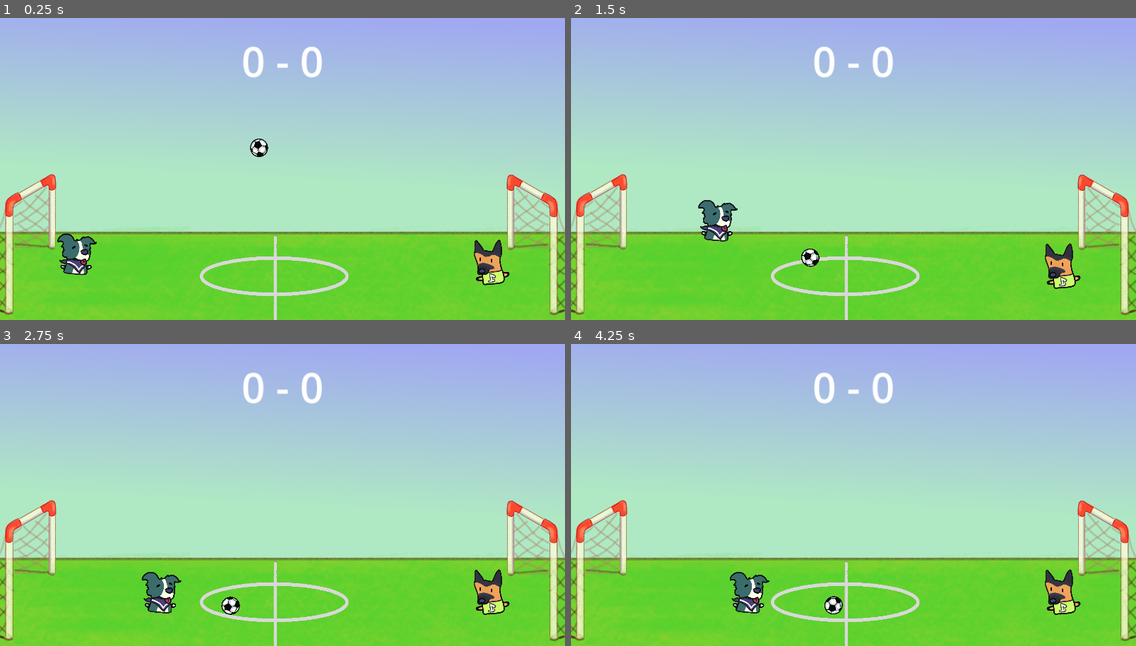
Above: before the commit, frames 1-4 (two rows, left to right).
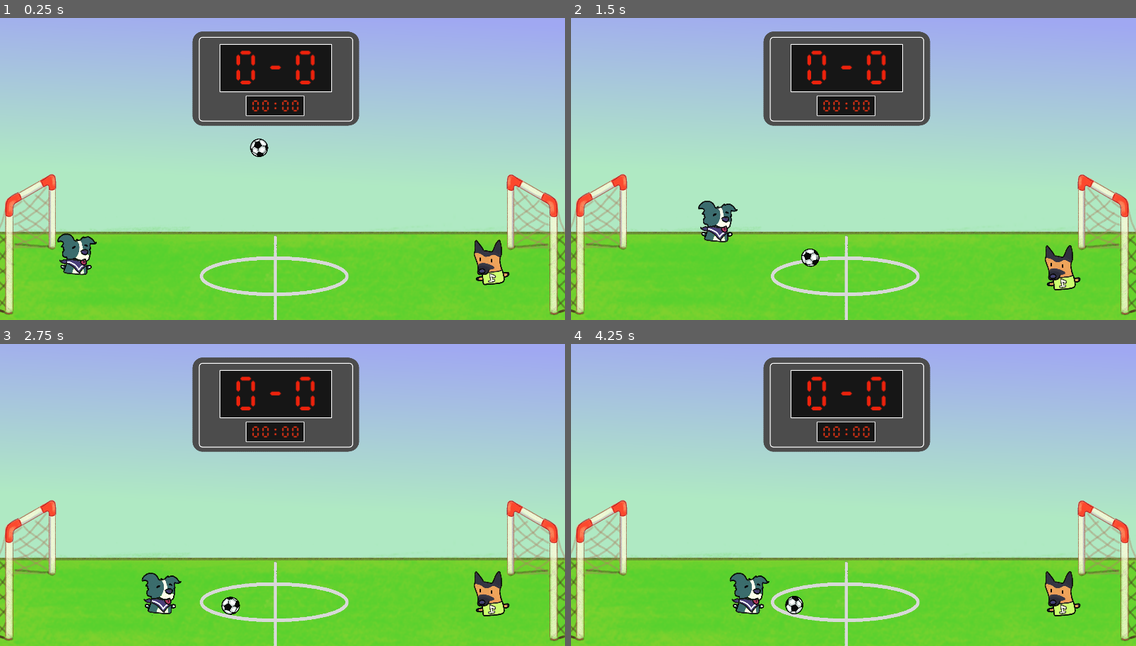
Above: after the commit, the same moments.

Repository: dkleitsas/Hammerball
Game: Godot game, scene res://Scenes/hammerball.tscn
Two runs of this game, one before a commit and one after it. Both use one fixed random seed, a clock stepped at 60 frames per second and the inputs below. The engine's default icon, where the game draws it, is replaced by a stand-in: a white triangle on a blue panel in a dark square.
Inputs:
- Up to frame 1 (0.25 s): no input
- Up to frame 2 (1.5 s): hold Right (move_right_l) 0.53-1.28 s; hold P (kick_l) 0.53-1.28 s; tap Up (jump_l) at 0.77 s; hold Left (move_left_l) from 1.28 s (still down); tap Space (kick_r) at 1.35 s
- Up to frame 3 (2.75 s): tap Up (jump_l) at 1.52 s; release Left (move_left_l) at 2.03 s; hold Right (move_right_l) from 2.03 s (still down); hold P (kick_l) from 2.03 s (still down)
- Up to frame 4 (4.25 s): release P (kick_l) at 2.78 s; tap Space (kick_r) at 2.85 s; tap Up (jump_l) at 3.02, 3.77 s; release Right (move_right_l) at 3.53 s; hold Left (move_left_l) from 3.53 s (still down); hold P (kick_l) from 3.53 s (still down)

The runs differ from the first frame. In frame 1, 9.2% of the frame differs, in the area x 34-64%, y 4-36%; in frame 2, 9.8%; in frame 3, 9.8%; in frame 4, 10%, in the area x 28-91%, y 4-91%.

Commit message:
demy sprites

Diff:
--- a/Scenes/hammerball.tscn
+++ b/Scenes/hammerball.tscn
@@ -1,10 +1,11 @@
-[gd_scene load_steps=34 format=3 uid="uid://bpptglsktg2cy"]
+[gd_scene load_steps=35 format=3 uid="uid://bpptglsktg2cy"]
 
 [ext_resource type="Script" path="res://Scripts/hammerball.gd" id="1_8tu0w"]
 [ext_resource type="PackedScene" uid="uid://jvr74kpe6ekr" path="res://Scenes/ball.tscn" id="2_r2lg3"]
 [ext_resource type="Script" path="res://Scripts/player_left.gd" id="3_dipui"]
 [ext_resource type="Texture2D" uid="uid://cbmt75tcfd8ds" path="res://Art/puppiz.png" id="5_7xbuw"]
 [ext_resource type="Script" path="res://Scripts/player_right.gd" id="5_73osy"]
+[ext_resource type="FontFile" uid="uid://u0oyl7gp3r8c" path="res://Art/e1234/E1234.ttf" id="6_fpisv"]
 [ext_resource type="Texture2D" uid="uid://ui8pw5h5clgg" path="res://icon.svg" id="6_pv57n"]
 [ext_resource type="Texture2D" uid="uid://bckr28tcijg81" path="res://Art/foot.png" id="7_dfu3f"]
 
@@ -14,8 +15,8 @@
 absorbent = true
 
 [sub_resource type="CapsuleShape2D" id="CapsuleShape2D_8pb5e"]
-radius = 24.0
-height = 72.0
+radius = 27.0
+height = 88.0
 
 [sub_resource type="AtlasTexture" id="AtlasTexture_15s0g"]
 atlas = ExtResource("5_7xbuw")
@@ -73,8 +74,8 @@
 [sub_resource type="RectangleShape2D" id="RectangleShape2D_tl6co"]
 
 [sub_resource type="CapsuleShape2D" id="CapsuleShape2D_0n8tx"]
-radius = 24.0
-height = 76.0
+radius = 27.0
+height = 88.0
 
 [sub_resource type="AtlasTexture" id="AtlasTexture_hlut7"]
 atlas = ExtResource("5_7xbuw")
@@ -167,7 +168,7 @@
 metadata/_edit_group_ = true
 
 [node name="CollisionShape2D" type="CollisionShape2D" parent="PlayerLeft"]
-position = Vector2(0, -20)
+position = Vector2(0, -30)
 shape = SubResource("CapsuleShape2D_8pb5e")
 
 [node name="GroundRay" type="RayCast2D" parent="PlayerLeft"]
@@ -203,7 +204,7 @@
 frame_progress = 0.826551
 
 [node name="Bat" type="CharacterBody2D" parent="PlayerLeft"]
-position = Vector2(7, -20)
+position = Vector2(24, -32)
 collision_layer = 8
 collision_mask = 8
 
@@ -227,7 +228,7 @@
 metadata/_edit_group_ = true
 
 [node name="CollisionShape2D" type="CollisionShape2D" parent="PlayerRight"]
-position = Vector2(0, -20)
+position = Vector2(0, -30)
 shape = SubResource("CapsuleShape2D_0n8tx")
 
 [node name="GroundRay" type="RayCast2D" parent="PlayerRight"]
@@ -311,12 +312,25 @@
 [node name="CollisionShape2D" type="CollisionShape2D" parent="Bounds/Floor"]
 shape = SubResource("WorldBoundaryShape2D_4ar1h")
 
+[node name="timer" type="Label" parent="."]
+modulate = Color(1, 0.211765, 0.0745098, 1)
+offset_left = 606.0
+offset_top = 234.0
+offset_right = 766.0
+offset_bottom = 289.0
+theme_override_fonts/font = ExtResource("6_fpisv")
+theme_override_font_sizes/font_size = 30
+text = "00:00"
+
 [node name="Scoreboard" type="Label" parent="."]
-offset_top = 72.0
-offset_right = 1368.0
-offset_bottom = 208.0
-theme_override_font_sizes/font_size = 100
-text = "0 - 0"
+modulate = Color(0.92549, 0.133333, 0.0470588, 1)
+offset_left = -18.0
+offset_top = 112.0
+offset_right = 1350.0
+offset_bottom = 249.0
+theme_override_fonts/font = ExtResource("6_fpisv")
+theme_override_font_sizes/font_size = 90
+text = "0-0"
 horizontal_alignment = 1
 
 [node name="GoalLeft" type="Node2D" parent="."]
--- a/Scripts/hammerball.gd
+++ b/Scripts/hammerball.gd
@@ -8,7 +8,7 @@
 @onready var label = $Scoreboard
 
 func _ready():
-	label.text = str(Global.score_left) + " - " + str(Global.score_right)
+	label.text = str(Global.score_left) + "-" + str(Global.score_right)
 
 
 func _process(delta):
@@ -21,14 +21,14 @@
 func _on_goal_left_body_entered(body):
 	if body.is_in_group("Balls"):
 		Global.score_right += 1
-		label.text = str(Global.score_left) + " - " + str(Global.score_right)
+		label.text = str(Global.score_left) + "-" + str(Global.score_right)
 		call_deferred("reset")
 
 
 func _on_goal_right_body_entered(body):
 	if body.is_in_group("Balls"):
 		Global.score_left += 1
-		label.text = str(Global.score_left) + " - " + str(Global.score_right)
+		label.text = str(Global.score_left) + "-" + str(Global.score_right)
 		call_deferred("reset")
 
 
Binary file added: Art/e1234/E1234-Italic.ttf
Not shown, added: Art/e1234/E1234-Italic.ttf.import
Binary file added: Art/e1234/E1234.ttf
Not shown, added: Art/e1234/E1234.ttf.import
Not shown, added: Art/e1234/License.txt
Binary file changed: Art/foot.png
Not shown: 1 places in Scenes/ball.tscn that only renumber resources
Not shown, changed: Art/foot.kra
Not shown, changed: Art/foot.kra~
Not shown, changed: Art/foot.png~
